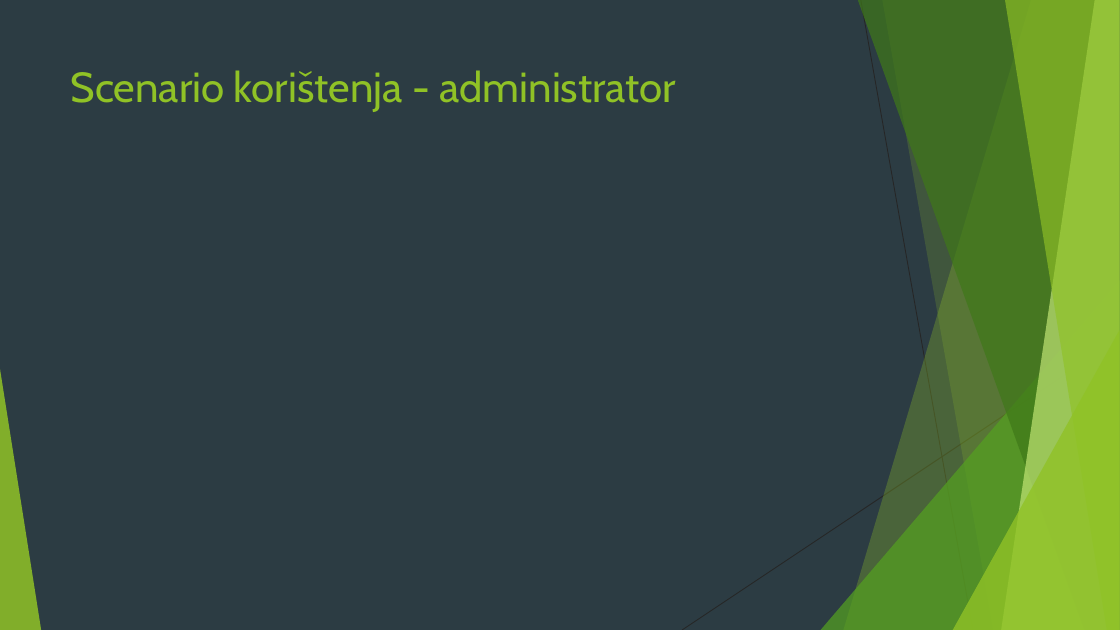
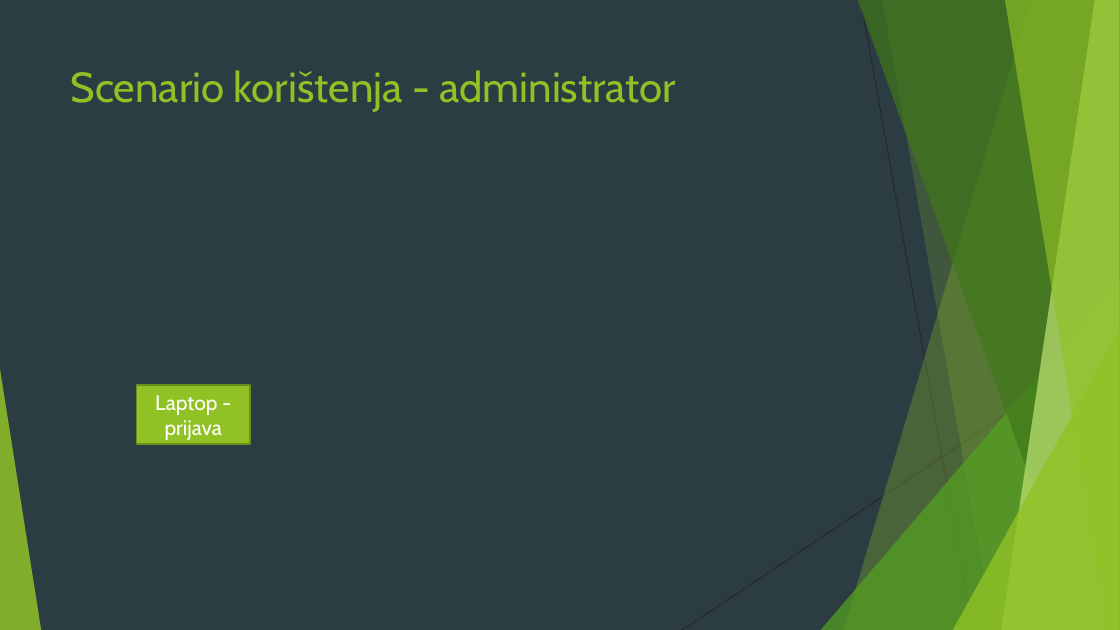
Before and after one commit to dejansimic00/ISZ_DT, a slide deck: slide 11 of EKamp.pptx (slide 9 before the commit). Drawn at 1120x630 pixels with LibreOffice and Linux fonts; fonts in the diff are those of the drawing. Boxes give left, top, right and bottom in pixels: in the first picture for what was removed or moved away, otherwise in the second. Text is boxed around its words. In the diff, an @@ line names an element or a change of style, - is before the commit and + after.

```diff
--- a/EKamp.pptx
+++ b/EKamp.pptx
@@ rectangle added at [136, 385, 250, 444], fill #90C226, outline #6B901C 1.5 pt, 18 pt, text #FFFFFF @@
+Laptop - prijava
```
Also in this commit, not shown: 2 other slides changed, 4 slides added, 2 slides removed, 3 other files.
